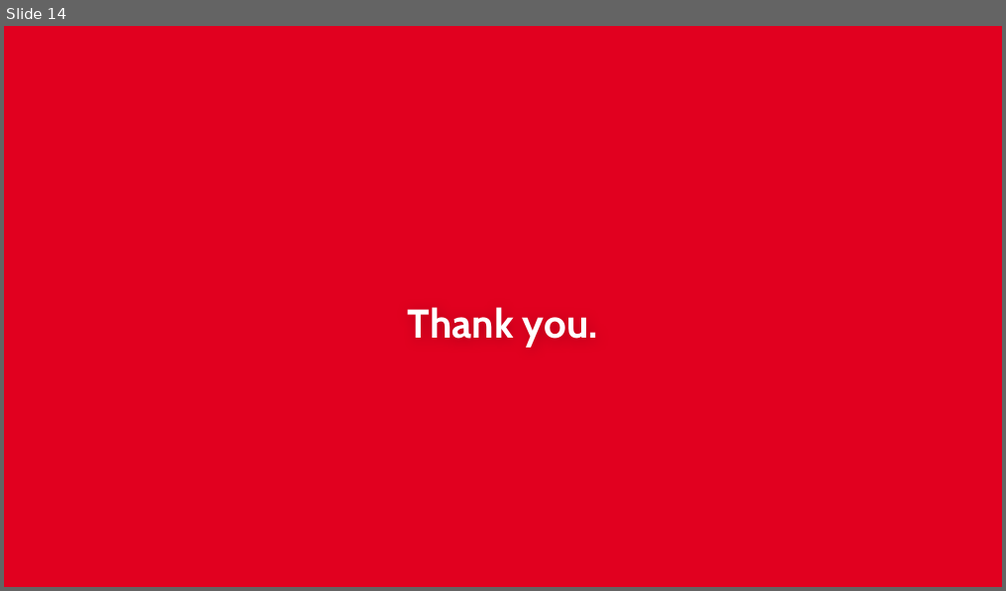
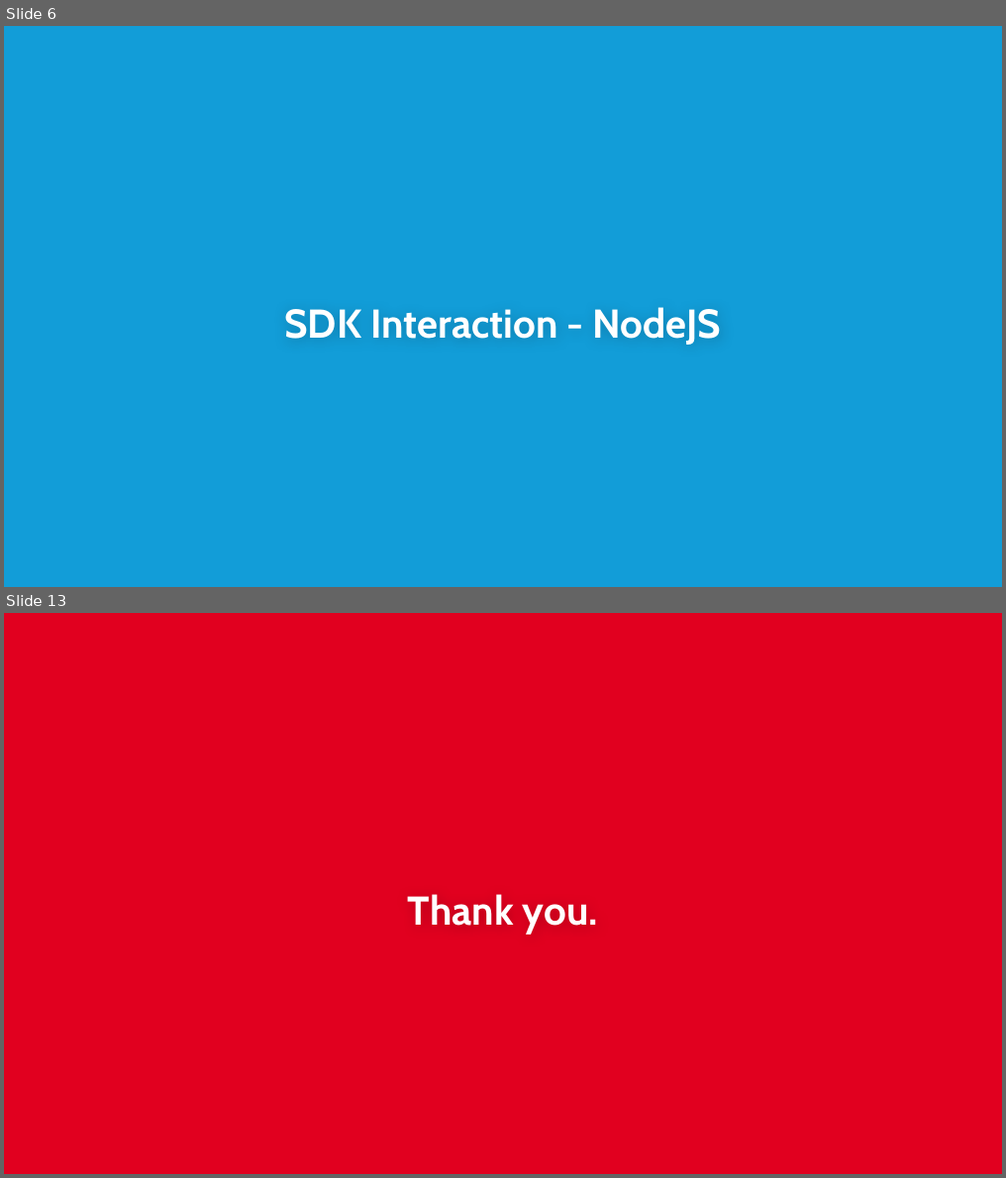
Before and after one commit to subalakr/workshop, a slide deck: server/presentations/04_N1QL Details.pptx. Shown one above the other, each under a label of ours: slide 14 before the commit, slides 6 and 13 after it; the slides between them are not shown. The pictures are 1006x591 and 1006x1178 pixels, drawn with LibreOffice and Linux fonts; fonts in the diff are those of the drawing; background and template pictures are left out. Boxes give left, top, right and bottom in pixels: in the first picture for what was removed or moved away, otherwise in the second. Text is boxed around its words. In the diff, an @@ line names an element or a change of style, - is before the commit and + after.

```diff
--- a/server/presentations/04_N1QL Details.pptx
+++ b/server/presentations/04_N1QL Details.pptx
@@ slide 6 added at box(4, 26, 1002, 587), background #129DD8 @@
@@ title added at box(284, 307, 721, 345), 29 pt, text #FFFFFF, bold @@
+SDK Interaction - NodeJS
@@ what was slide 14 is now slide 13 @@
```
Also in this commit, not shown: 12 slides changed, 12 other slides added, 2 slides removed.
